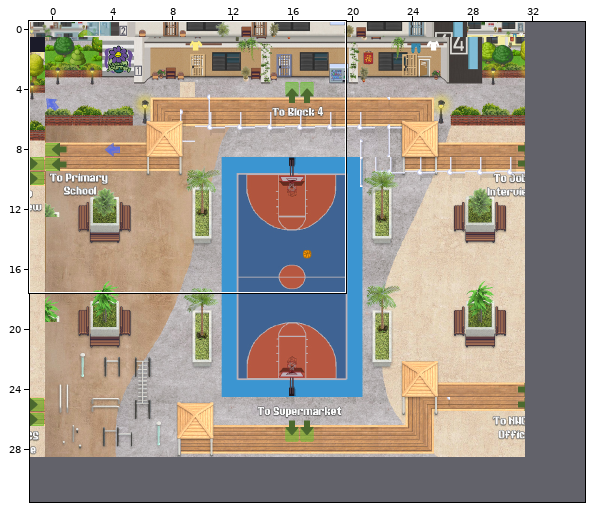
A Tiled map (JSON) gets an edit: Basketball_court_v2.tmj. Above: a wide view before the commit, with the close-up outlined.
Close-up. Old version:
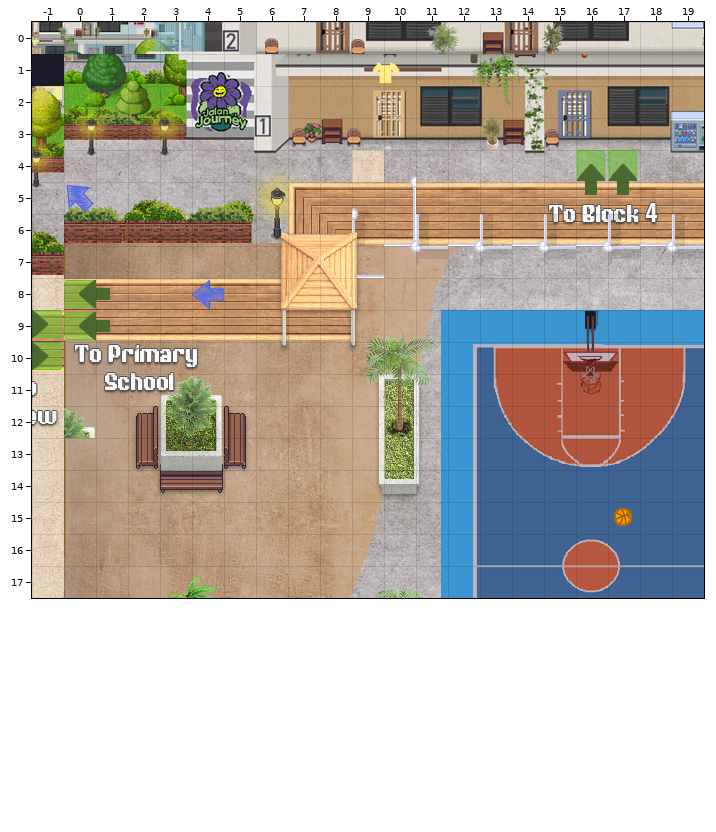
Cells are 32x32 px. Shown: x -1..19, y 0..17. The commit also changed other parts of the map, which this record leaves out. The commit also replaced the tileset; all pictures use the new one. The old version is drawn lined up with the new one.
The same view after the edit:
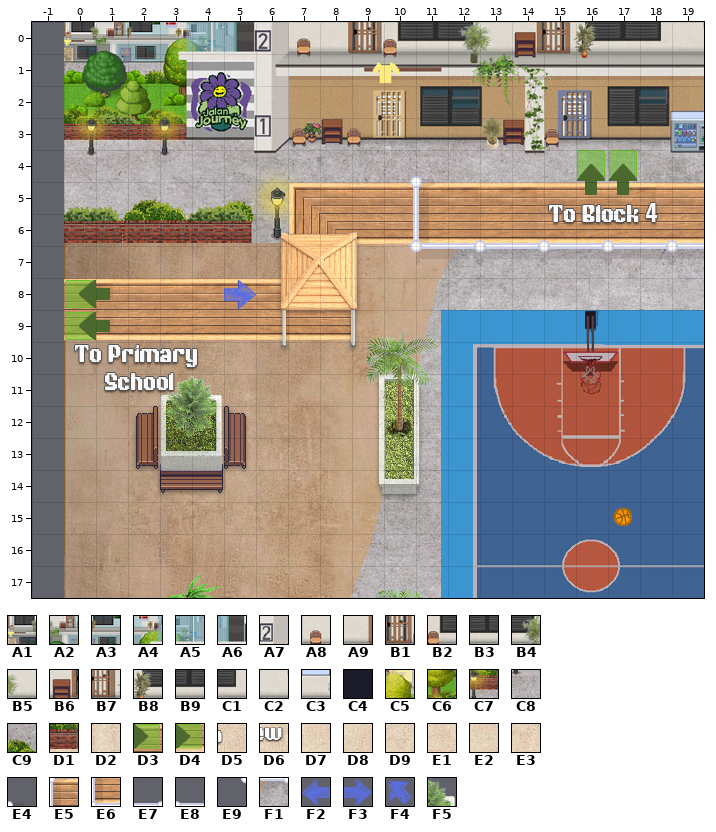
Key: from "Chunk 1": A1 4, A2 5, A3 6, A4 7, A5 8, A6 9, A7 10, A8 11, A9 12, B1 13, B2 14, B3 15, B4 16, B5 17, B6 18, B7 19, B8 20, B9 21, C1 22, C2 23, C3 24, C4 37, C5 70, C6 103, C7 136, C8 169, C9 202, D1 235; from "Chunk 2": D2 12, D3 45, D4 78, D5 111, D6 144, D7 177, D8 210, D9 243; from "Chunk 3": E1 20, E2 53; from "Chunk 4": E3 193, E4 194, E5 196, E6 198, E7 199, E8 200, E9 201, F1 203, F2 209, F3 210, F4 211; from "Chunk 5": F5 158.
__ is an empty cell, ## one hidden under a higher layer.
See-through tiles are keyed as they look on the map.
From old to new:
{"change": "everything moved by -1,+0 cells (the old picture is shown already moved)"}
{"where": "layer \"collisions\""}
{"y":6,"x":-1,"old":"##","new":"__"}
{"where": "layer \"floor/BG image\""}
{"y":0,"x":-1,"old":"A1 A2 A3 A4 A5 A6 A7 A8 A9 B1 B2 B3 B4 B5 B6 B7 B8 B9 C1 C2 C3","new":"__ A1 A2 A3 A4 A5 A6 A7 A8 A9 B1 B2 B3 B4 B5 B6 B7 B8 B9 C1 C2"}
{"y":1,"x":-1,"old":"C4","new":"__"}
{"y":2,"x":-1,"old":"C5","new":"__"}
{"y":3,"x":-1,"old":"C6","new":"__"}
{"y":4,"x":-1,"old":"C7","new":"__"}
{"y":5,"x":-1,"old":"C8","new":"__"}
{"y":6,"x":-1,"old":"C9","new":"__"}
{"y":7,"x":-1,"old":"D1","new":"__"}
{"y":8,"x":-1,"old":"D2","new":"__"}
{"y":9,"x":-1,"old":"D3","new":"__"}
{"y":10,"x":-1,"old":"D4","new":"__"}
{"y":11,"x":-1,"old":"D5","new":"__"}
{"y":12,"x":-1,"old":"D6","new":"__"}
{"y":13,"x":-1,"old":"D7","new":"__"}
{"y":14,"x":-1,"old":"D8","new":"__"}
{"y":15,"x":-1,"old":"D9","new":"__"}
{"y":16,"x":-1,"old":"E1","new":"__"}
{"y":17,"x":-1,"old":"E2","new":"__"}
{"where": "layer \"floor/Tile Layer 8\""}
{"y":4,"x":9,"old":"E3","new":"__"}
{"y":4,"x":11,"old":"__","new":"E4"}
{"y":5,"x":9,"old":"E4","new":"__"}
{"y":5,"x":11,"old":"__","new":"E5"}
{"y":6,"x":9,"old":"E5","new":"__"}
{"y":6,"x":13,"old":"E6","new":"E8"}
{"y":6,"x":15,"old":"E6","new":"E8"}
{"y":6,"x":17,"old":"E6","new":"E8"}
{"y":6,"x":19,"old":"E6","new":"E8"}
{"y":7,"x":9,"old":"E8","new":"__"}
{"y":7,"x":12,"old":"E9","new":"F1"}
{"y":7,"x":14,"old":"E9","new":"F1"}
{"y":7,"x":16,"old":"E9","new":"F1"}
{"y":7,"x":18,"old":"E9","new":"F1"}
{"where": "layer \"floor/Tile Layer 9\""}
{"y":6,"x":10,"old":"E7 __","new":"__ E8"}
{"where": "layer \"floor/Elements\""}
{"y":8,"x":4,"old":"F2 __","new":"__ F3"}
{"where": "layer \"above/above\""}
{"y":5,"x":0,"old":"F4","new":"__"}
{"y":12,"x":0,"old":"F5","new":"__"}
{"label":"changed","picture_box":[32,22,704,598]}
